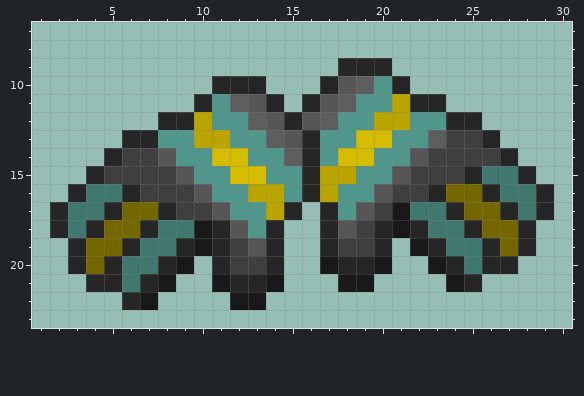
A pixel-art sprite gets an edit: Resources/Textures/_Sunrise/Clothing/Hands/Gloves/insulated_gloves.rsi/icon.png. This is how it looked before the edit.
The file is 32x32 pixels. Shown: x 1..30, y 7..23.
And afterwards:
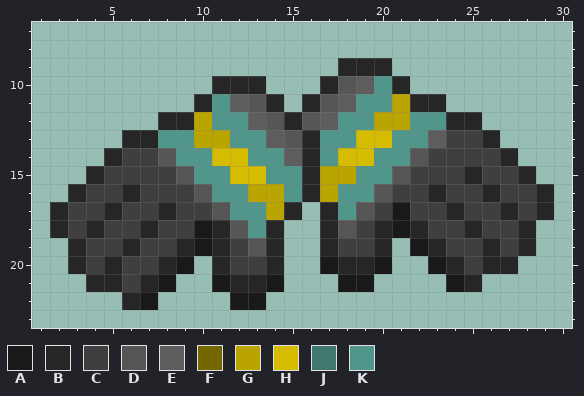
Palette (. is transparent): A #191919  B #262626  C #3f3f3f  D #565656  E #5d5d5d  F #746700  G #b9a400  H #d6bc00  J #40786f  K #50968b
Diff:
The author changed colour F to colour C in row 16 at x 24 to 25; in row 17 at x 6 to 7 and 25 to 26; in row 18 at x 5 to 6 and 26 to 27; in row 19 at x 4 to 5 and 27; in row 20 at x 4.
The author changed colour J to colour C in row 15 at x 26 to 27; in row 16 at x 4 to 5 and 27 to 28; in row 17 at x 3 to 4, 22 to 23 and 28; in row 18 at x 3, 8 to 9 and 23 to 24; in row 19 at x 7 to 8 and 24 to 25; in row 20 at x 6 to 7 and 25.
The author changed colour J to colour C in row 21 at x 6.
Where, in picture pixels (left, top, right, bottom), the same in both pictures:
changed: (410, 166, 536, 274)
changed: (68, 184, 194, 292)
